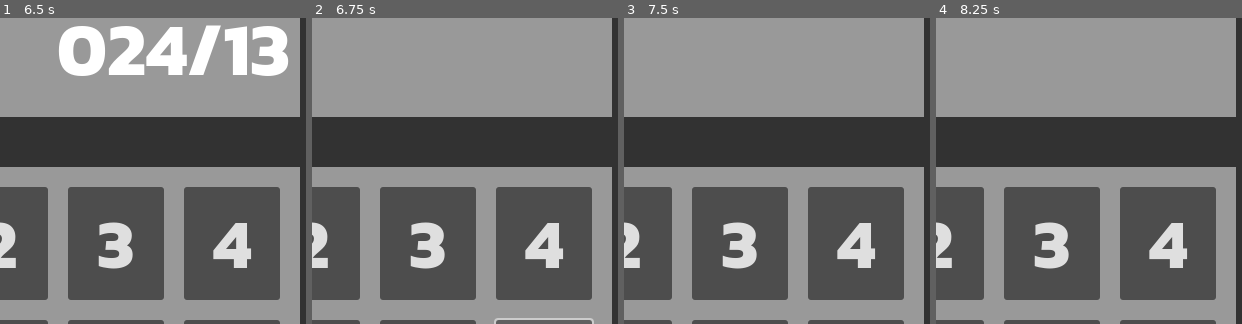
Above: before the commit, frames 1-4 (left to right).
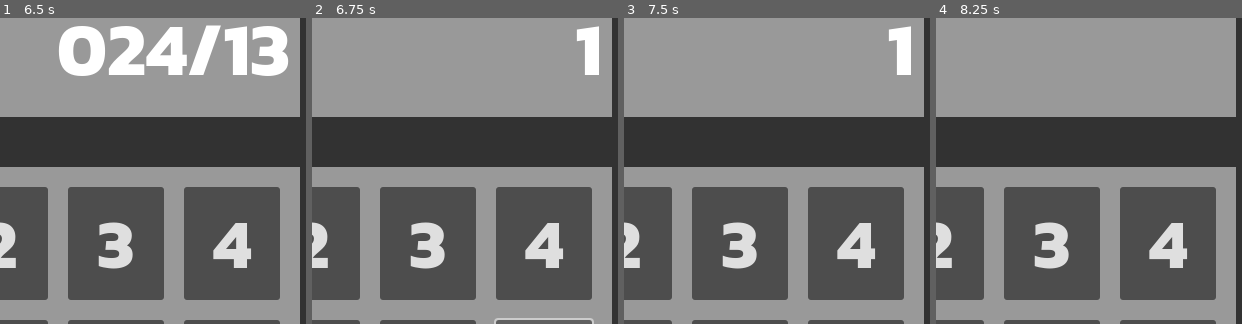
Above: after the commit, the same moments.

Repository: CamComDuck/quinary-calculator
Game: Godot game, scene res://calculator/calculator.tscn
The game is run twice, just before and just after one commit, with the same random seed, the same clock (stepped at 60 frames per second) and the same inputs.
Inputs:
- Up to frame 1 (6.5 s): click "0" at 0.5 s; click "2" at 1.25 s; click "4" at 2 s; click "/" at 2.75 s; click "1" at 3.5 s; click "3" at 4.25 s; click "+" at 5 s; click "-" at 5.75 s
- Up to frame 2 (6.75 s): click "=" at 6.5 s
- Up to frame 3 (7.5 s): click "^2" at 7.25 s
- Up to frame 4 (8.25 s): click "√" at 8 s
The pictures show only the part of the screen within x 50-100%, y 7-57%; the shares and areas given below are measured in that part.

Frame 1 is identical in both runs. In frame 2, 0.8% of the frame differs, in the area x 86-94%, y 2-19%; in frame 3, 0.8%; in frame 4, nothing differs.

Commit message:
Actually fixes division (I think)

Diff:
--- a/project/calculator/calculator.gd
+++ b/project/calculator/calculator.gd
@@ -63,9 +63,16 @@
 func multiply_Quinary_Strings(input1:String,input2:String) -> String:
 	return""
 
-#TODO
+#divide one quinary string by another, return a quinary string
 func divide_Quinary_Strings(input1:String,input2:String) -> String:
-	return""
+	var decimal1 := quinary_String_to_Base_10_Int(input1)
+	var decimal2 := quinary_String_to_Base_10_Int(input2)
+	if decimal2 == 0:
+		return "error: undefined"
+	elif decimal1 < 0 or decimal2 < 0:
+		return "error"
+	else:
+		return base_10_Int_to_Quinary_String(decimal1 / decimal2)
 
 #TODO
 func squareRT_Quinary_String(input:String) -> String:
--- a/project/testing/test_calculator.gd
+++ b/project/testing/test_calculator.gd
@@ -70,28 +70,24 @@
 	var result: String = calculator_script.square_Quinary_String("45")
 	assert_eq(result, "error")
 
-func test_divide_calc_pass1():
+#Testing divide methods
+func test_divide_normal():
 	var calculator_script = load("res://calculator/calculator.gd").new()
-	var division_result : int = calculator_script.divide_calc(4, 2)
-	assert_eq(division_result, 2, "4 / 2 = 2")
-
-func test_divide_calc_pass2():
+	var result: String = calculator_script.divide_Quinary_Strings("40", "4")
+	assert_eq(result, "10")
+func test_divide_by_zero():
 	var calculator_script = load("res://calculator/calculator.gd").new()
-	var division_result : int = calculator_script.divide_calc(4, 0)
-	assert_eq(division_result, -100, "4 / 0 = undefined, which is shown as -100 in calculation")
-
-func test_divide_calc_pass3():
+	var result: String = calculator_script.divide_Quinary_Strings("2", "0")
+	assert_eq(result, "error: undefined")
+func test_divide_negative():
 	var calculator_script = load("res://calculator/calculator.gd").new()
-	var division_result : int = calculator_script.divide_calc(5, -1)
-	assert_eq(division_result, -100, "5 / -1 = undefined, which is shown as -100. (Numbers above 4 or
-		below 0 not allowed), shown as -100 in calculation)")
-
-func test_divide_out_pass1():
+	var result: String = calculator_script.divide_Quinary_Strings("-2", "2")
+	assert_eq(result, "error")
+func test_divide_non_numeric():
 	var calculator_script = load("res://calculator/calculator.gd").new()
-	var output : String = calculator_script.divide_out(-100)
-	assert_eq(output, "Undefined", "An undefined output was given from calculation")
-
-func test_divide_out_pass2():
+	var result: String = calculator_script.divide_Quinary_Strings("a", "2")
+	assert_eq(result, "error")
+func test_divide_out_of_range():
 	var calculator_script = load("res://calculator/calculator.gd").new()
-	var output : String = calculator_script.divide_out(2)
-	assert_eq(output, "2.0", "The output of the calculation was 2.0")
+	var result: String = calculator_script.divide_Quinary_Strings("8", "2")
+	assert_eq(result, "error")
